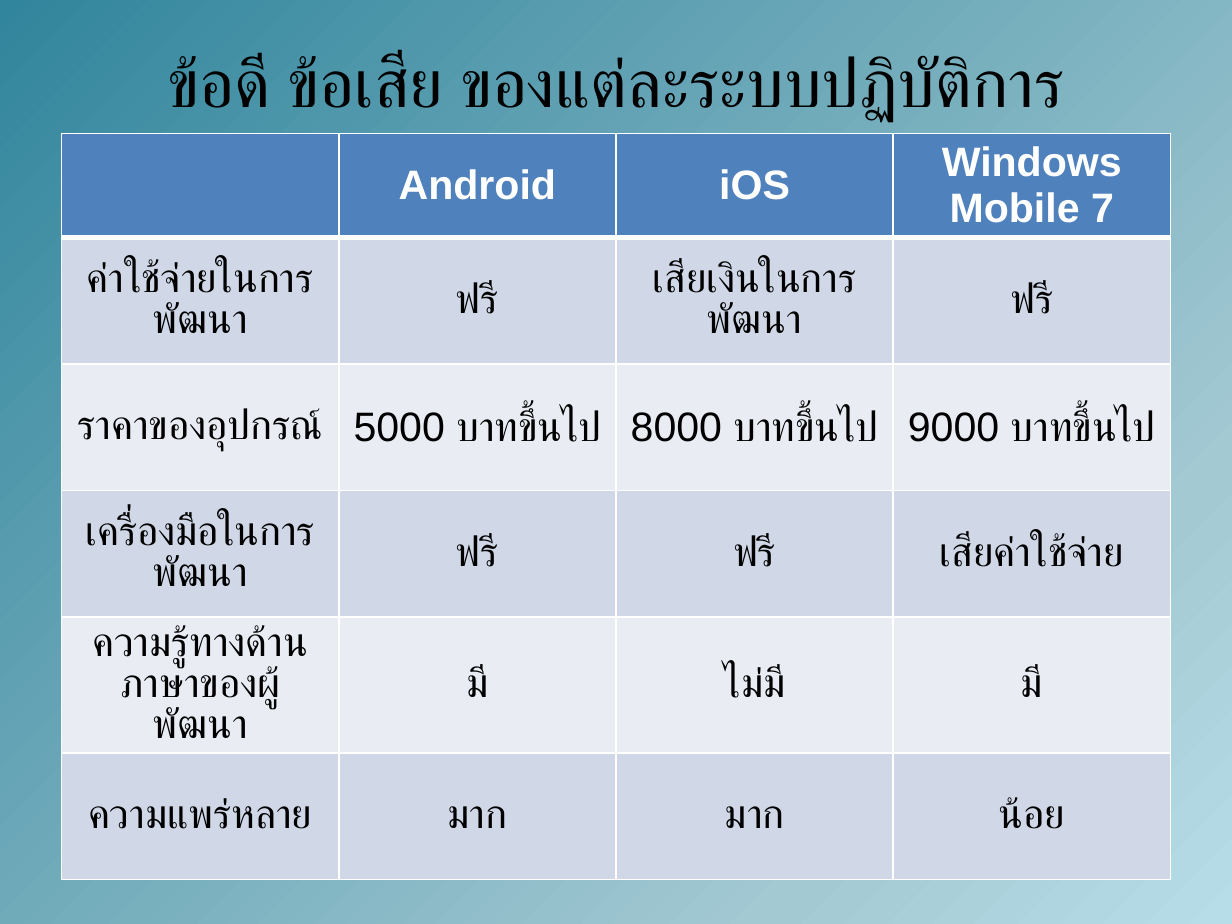
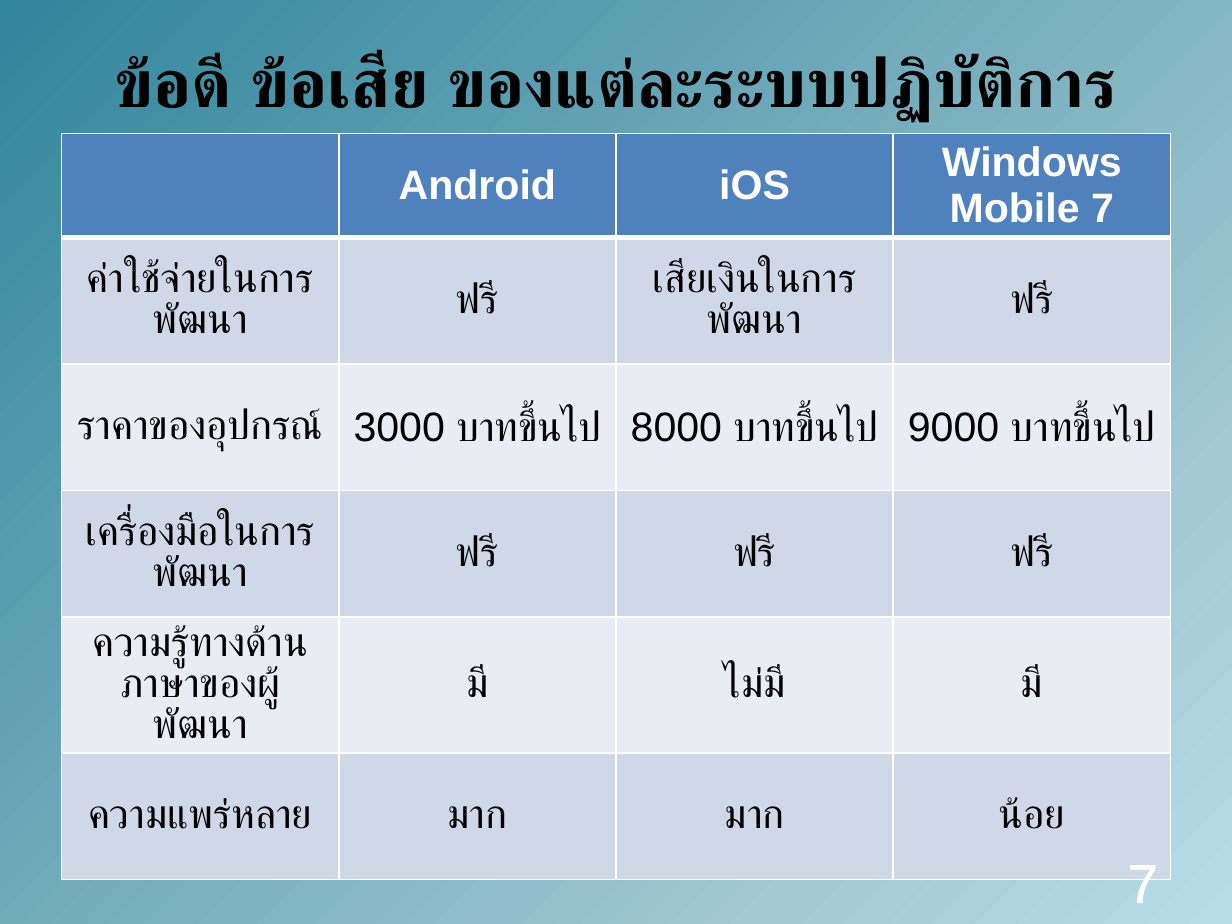
Before and after one commit to amfeelgood/Senior_Project, a slide deck: slide 7 of Doc/ProjectPresentation1.pptx (slide 5 before the commit). Drawn at 1232x924 pixels with LibreOffice and Linux fonts; fonts in the diff are those of the drawing. Boxes give left, top, right and bottom in pixels: in the first picture for what was removed or moved away, otherwise in the second. Text is boxed around its words. In the diff, an @@ line names an element or a change of style, - is before the commit and + after.

```diff
--- a/Doc/ProjectPresentation1.pptx
+++ b/Doc/ProjectPresentation1.pptx
@@ title "ข้อดี ข้อเสีย ของแต่ละระบบปฏิบัติการ" at (114,54,1118,123): bold on @@
@@ table at (62,133,1170,833) @@
-row 3, column 2: 5000 บาทขึ้นไป
+row 3, column 2: 3000 บาทขึ้นไป
-row 4, column 4: เสียค่าใช้จ่าย
+row 4, column 4: ฟรี
@@ page number added at (1128,865,1158,903), 32 pt, text #FFFFFF @@
+7
```
Also in this commit, not shown: 15 other slides changed, 3 slides added, 1 slide removed.
